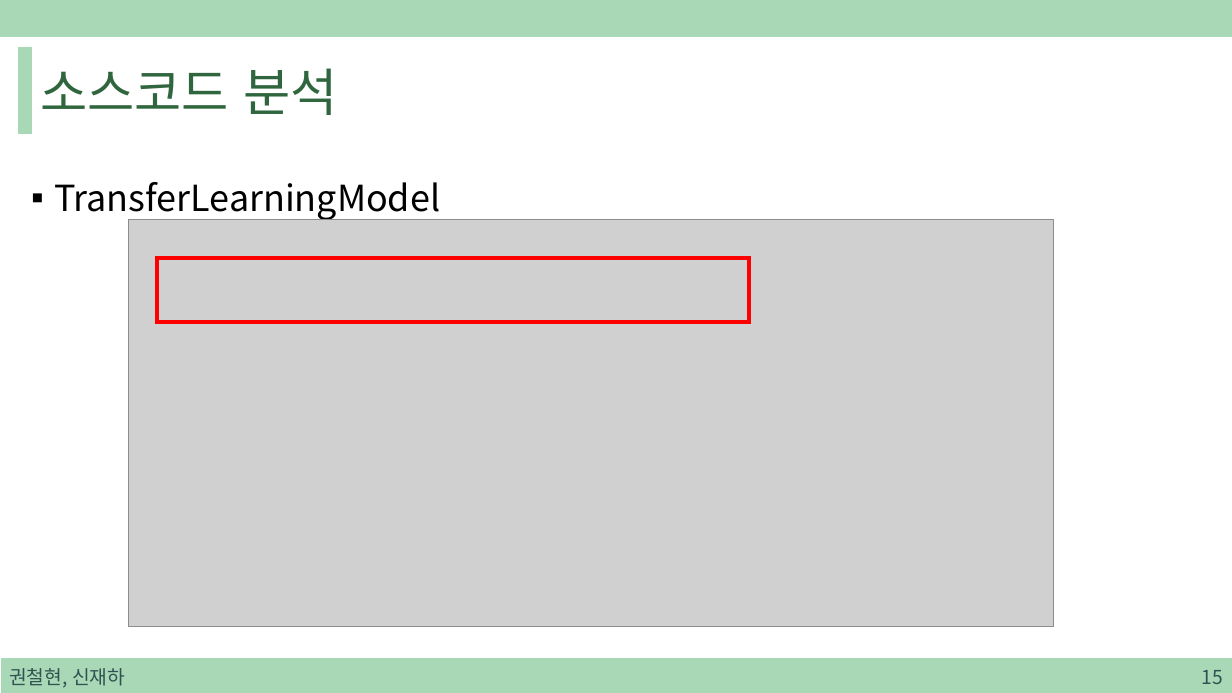
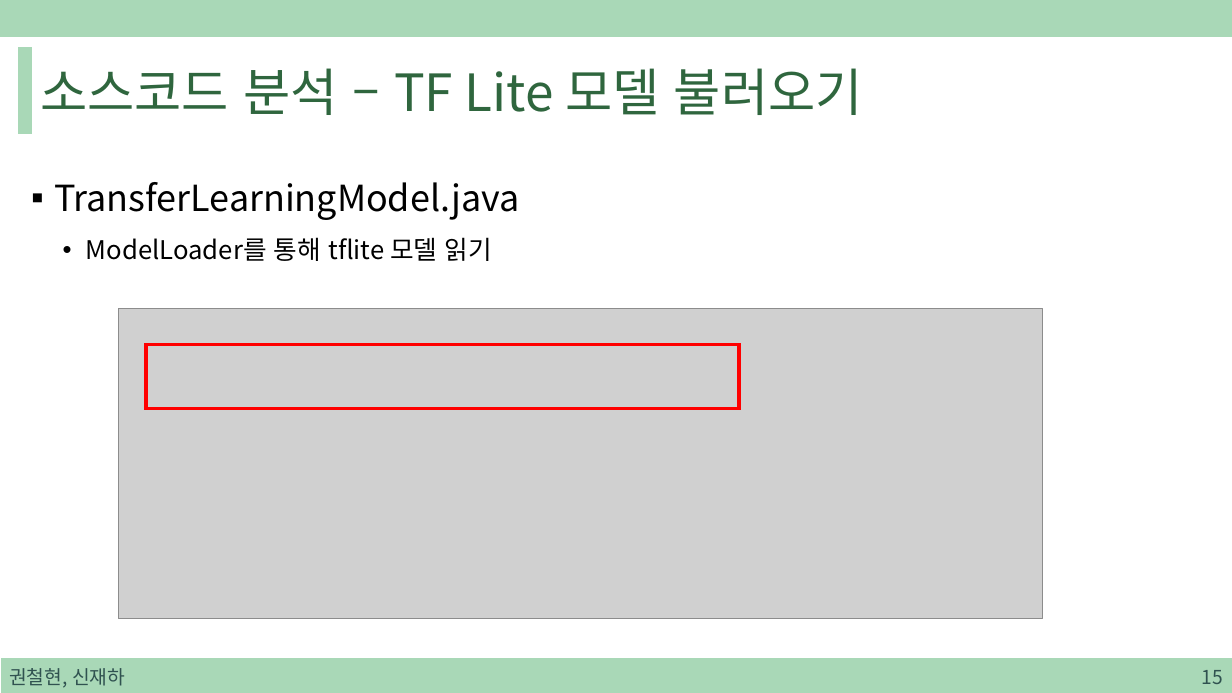
Before and after one commit to sjh4287/capston, a slide deck: slide 15 of 2022.01.21/On-Device Training.pptx. Drawn at 1232x693 pixels with LibreOffice and Linux fonts; fonts in the diff are those of the drawing; grey boxes stand for pictures. Boxes give left, top, right and bottom in pixels: in the first picture for what was removed or moved away, otherwise in the second. Text is boxed around its words. In the diff, an @@ line names an element or a change of style, - is before the commit and + after.

```diff
--- a/2022.01.21/On-Device Training.pptx
+++ b/2022.01.21/On-Device Training.pptx
@@ title at bbox=[41, 68, 863, 115]: text changed @@
-소스코드 분석
+소스코드 분석 – TF Lite 모델 불러오기
@@ text at bbox=[54, 182, 519, 261]: text changed @@
-▪ TransferLearningModel
+▪ TransferLearningModel.java
+  • ModelLoader를 통해 tflite 모델 읽기
@@ picture: place and size @@
-picture at bbox=[128, 220, 1054, 628]
+picture at bbox=[118, 309, 1043, 619]
@@ rectangle: place and size @@
-rectangle at bbox=[157, 259, 750, 323]
+rectangle at bbox=[146, 345, 738, 409]
```
Also in this commit, not shown: 22 other slides changed, 8 slides removed.
